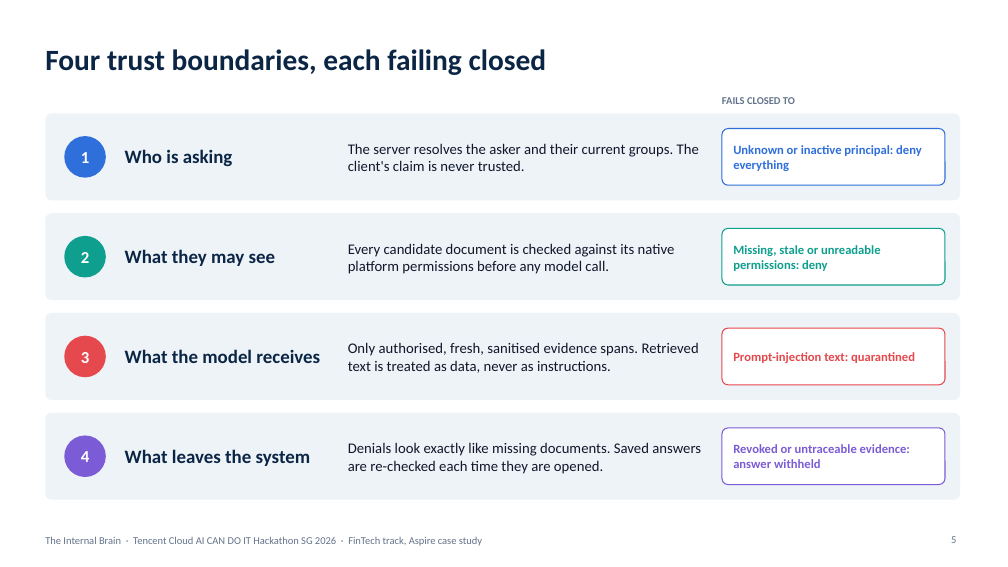
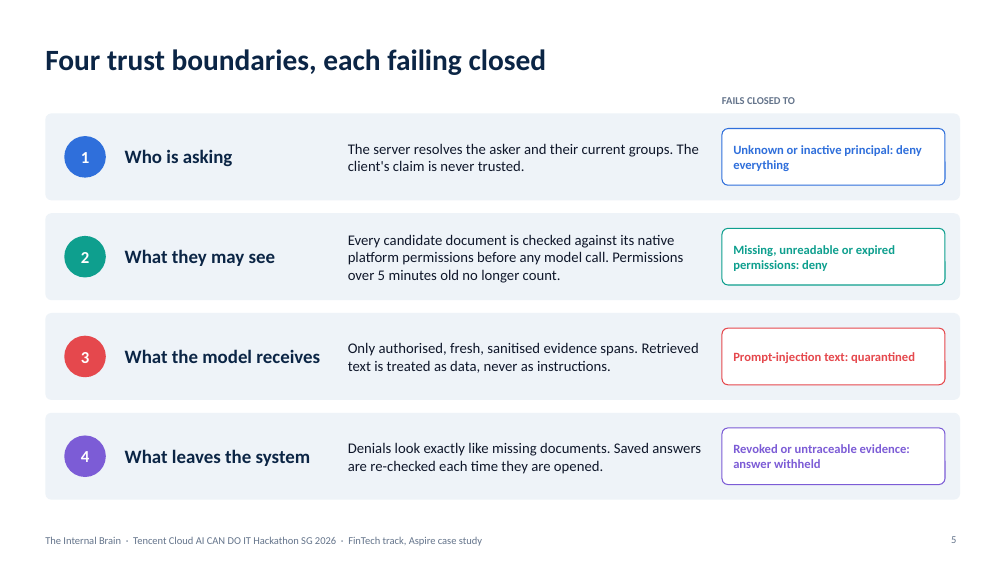
Before and after one commit to pavan2184/tencent-hack, a slide deck: slide 5 of docs/presentations/internal-brain-architecture.pptx. Drawn at 1008x567 pixels with LibreOffice and Linux fonts; fonts in the diff are those of the drawing. Boxes give left, top, right and bottom in pixels: in the first picture for what was removed or moved away, otherwise in the second. Text is boxed around its words. In the diff, an @@ line names an element or a change of style, - is before the commit and + after.

```diff
--- a/docs/presentations/internal-brain-architecture.pptx
+++ b/docs/presentations/internal-brain-architecture.pptx
@@ text at (348,234,683,283): text changed @@
-Every candidate document is checked against its native platform permissions before any model call.
+Every candidate document is checked against its native platform permissions before any model call. Permissions over 5 minutes old no longer count.
@@ text at (733,245,895,271): text changed @@
-Missing, stale or unreadable permissions: deny
+Missing, unreadable or expired permissions: deny
```
Also in this commit, not shown: 7 other slides changed, 2 slides added, 3 other files.
